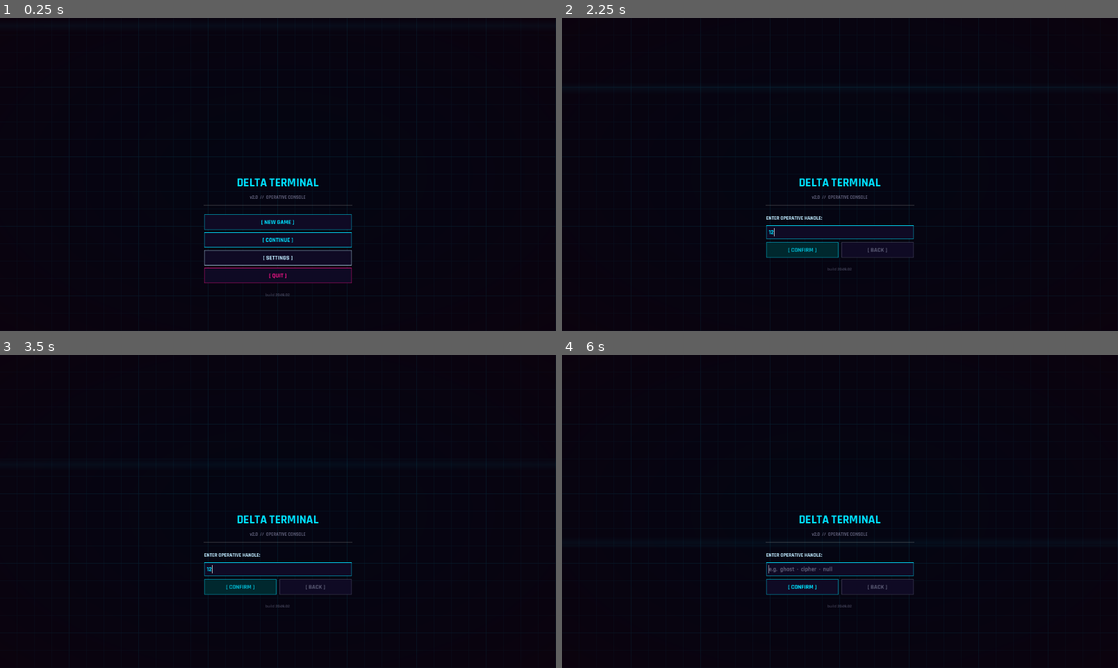
Above: before the commit, frames 1-4 (two rows, left to right).
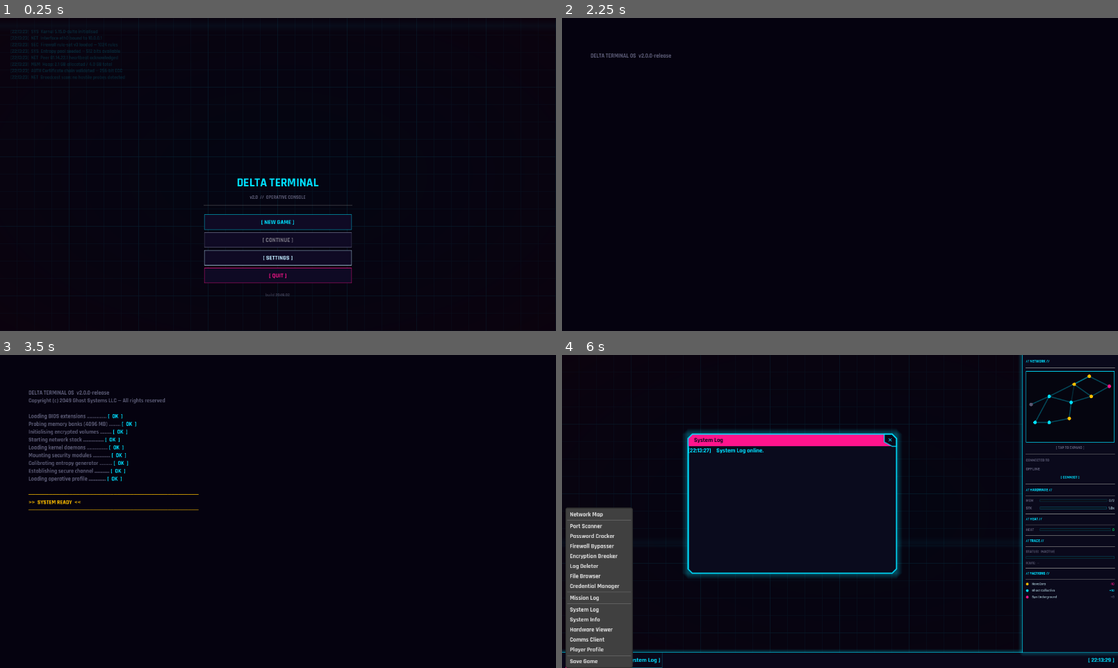
Above: after the commit, the same moments.

Repository: Sub-Xaero/Delta-Terminal-v2
Game: Godot game, scene res://scenes/main_menu.tscn
Same seed, same stepped clock (60 frames per second), same inputs: the game is played once before the commit and once after it.
Inputs (mouse positions are in pixels of both pictures, inside the frame that each line leads up to):
- Up to frame 1 (0.25 s): no input
- Up to frame 2 (2.25 s): click "[ NEW GAME ]" at 0.5 s; click (840, 230) at 1.27 s; type "12" at 1.35 s; click "[ CONFIRM ]" at 2 s
- Up to frame 3 (3.5 s): click (239, 586) at 2.75 s, where only the run before the commit has a clickable "[ CONFIRM ]"
- Up to frame 4 (6 s): click (801, 586) at 3.5 s, where only the run before the commit has a clickable "[ CONFIRM ]"; click (878, 586) at 4.25 s, where only the run before the commit has a clickable "[ BACK ]"; click (840, 558) at 5 s, where only the run before the commit has a clickable "[ NEW GAME ]"; click (578, 661) at 5.75 s, where only the run after the commit has a clickable "[ LAUNCH ]"

The runs differ from the first frame. In frame 1, 0.5% of the frame differs, in the area x 2-64%, y 3-74%; in frame 2, 1.8%; in frame 3, 3.0%; in frame 4, 13%, in the area x 0-100%, y 0-100%.
Error before the commit: Parse Error: Cannot find member "inbox" in base "CommsManager". (res://scripts/autoloads/save_manager.gd:43)

Commit message:
Remove class_name from autoload scripts to fix singleton resolution conflict

Diff:
--- a/scripts/autoloads/comms_manager.gd
+++ b/scripts/autoloads/comms_manager.gd
@@ -1,4 +1,3 @@
-class_name CommsManager
 extends Node
 ## Manages the player's in-game message inbox.
 ## Messages arrive from factions, mission contacts, and system notifications.
--- a/scripts/autoloads/credential_manager.gd
+++ b/scripts/autoloads/credential_manager.gd
@@ -1,4 +1,3 @@
-class_name CredentialManager
 extends Node
 ## Manages stolen/discovered credentials per network node.
 ## Stored as node_id → Array of credential dicts.
--- a/scripts/autoloads/faction_manager.gd
+++ b/scripts/autoloads/faction_manager.gd
@@ -1,4 +1,3 @@
-class_name FactionManager
 extends Node
 ## Manages faction data and player reputation with each faction.
 ## Loaded from data/factions/*.tres at startup.
